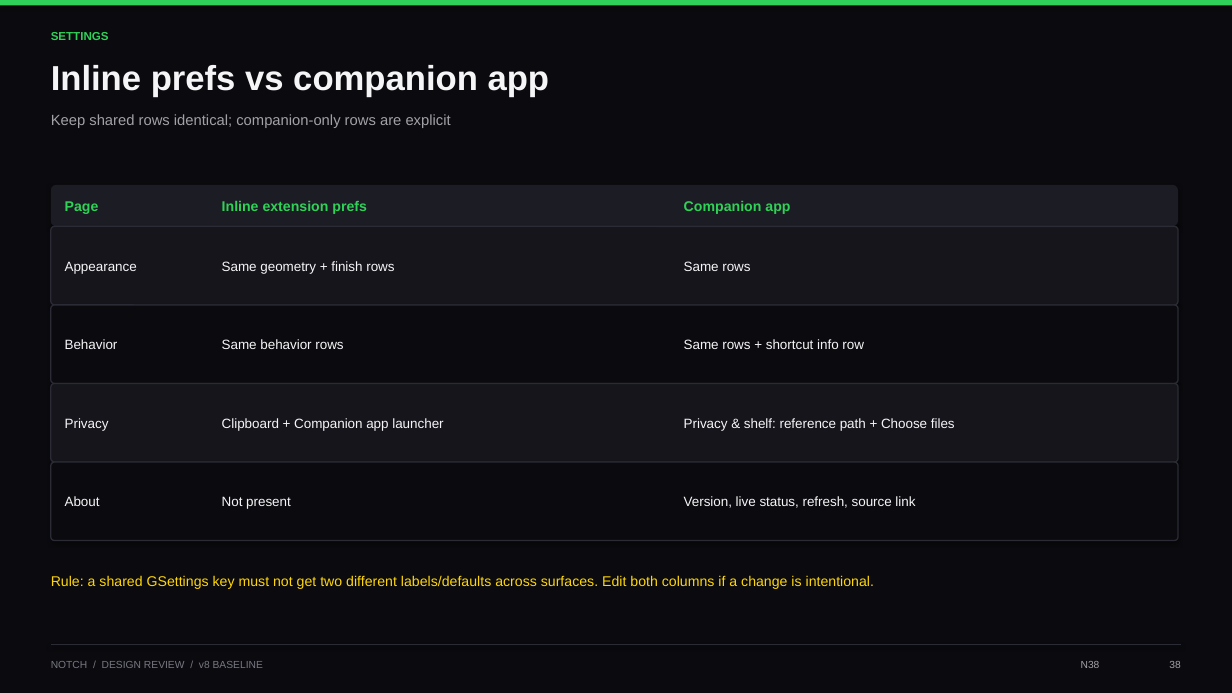
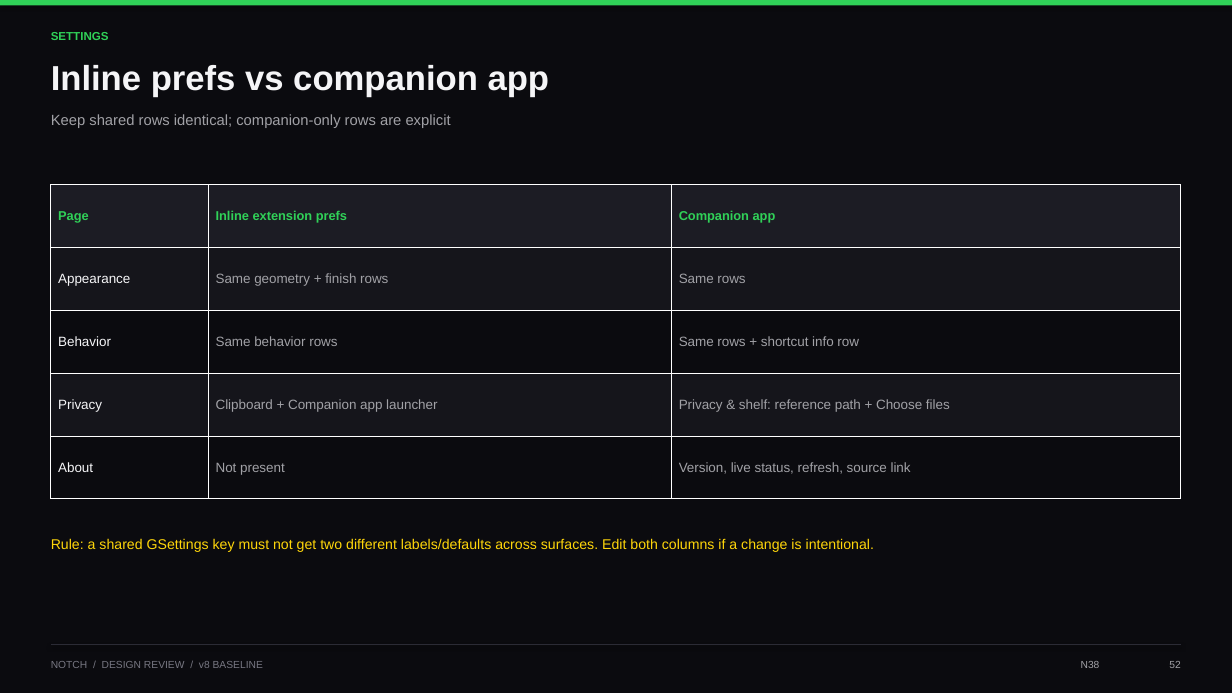
Before and after one commit to pavit12301611/notch, a slide deck: slide 52 of Notch-Design-Review.pptx (slide 38 before the commit). Drawn at 1232x693 pixels with LibreOffice and Linux fonts; fonts in the diff are those of the drawing. Boxes give left, top, right and bottom in pixels: in the first picture for what was removed or moved away, otherwise in the second. Text is boxed around its words. In the diff, an @@ line names an element or a change of style, - is before the commit and + after.

```diff
--- a/Notch-Design-Review.pptx
+++ b/Notch-Design-Review.pptx
@@ rounded rectangle removed at (51,185,1178,226) @@
@@ table added at (51,185,1180,499), 5 rows, 3 columns @@
+Page | Inline extension prefs | Companion app
+Appearance | Same geometry + finish rows | Same rows
+Behavior | Same behavior rows | Same rows + shortcut info row
+Privacy | Clipboard + Companion app launcher | Privacy & shelf: reference path + Choose files
+About | Not present | Version, live status, refresh, source link
@@ text removed at (65,201,99,214) @@
-Page
@@ text removed at (222,201,367,214) @@
-Inline extension prefs
@@ text removed at (684,201,790,214) @@
-Companion app
@@ rounded rectangle removed at (51,226,1178,305) @@
@@ text removed at (65,261,137,274) @@
-Appearance
@@ text removed at (222,261,394,274) @@
-Same geometry + finish rows
@@ text removed at (684,261,750,271) @@
-Same rows
@@ rounded rectangle removed at (51,305,1178,384) @@
@@ text removed at (65,339,118,349) @@
-Behavior
@@ text removed at (222,339,343,349) @@
-Same behavior rows
@@ text removed at (684,339,864,349) @@
-Same rows + shortcut info row
@@ rounded rectangle removed at (51,384,1178,462) @@
@@ text removed at (65,418,109,431) @@
-Privacy
@@ text removed at (222,418,443,431) @@
-Clipboard + Companion app launcher
@@ text removed at (684,418,955,431) @@
-Privacy & shelf: reference path + Choose files
@@ rounded rectangle removed at (51,462,1178,541) @@
@@ text removed at (65,496,100,506) @@
-About
@@ text removed at (222,496,291,509) @@
-Not present
@@ text removed at (684,496,915,508) @@
-Version, live status, refresh, source link
@@ text "Rule: a shared GSettings key ...": place and size @@
-text "Rule: a shared GSettings key ..." at (51,575,874,589)
+text "Rule: a shared GSettings key ..." at (51,538,874,552)
@@ text at (1169,661,1180,668): text changed @@
-38
+52
```
Also in this commit, not shown: 43 other slides changed, 17 slides added, 3 other files.
